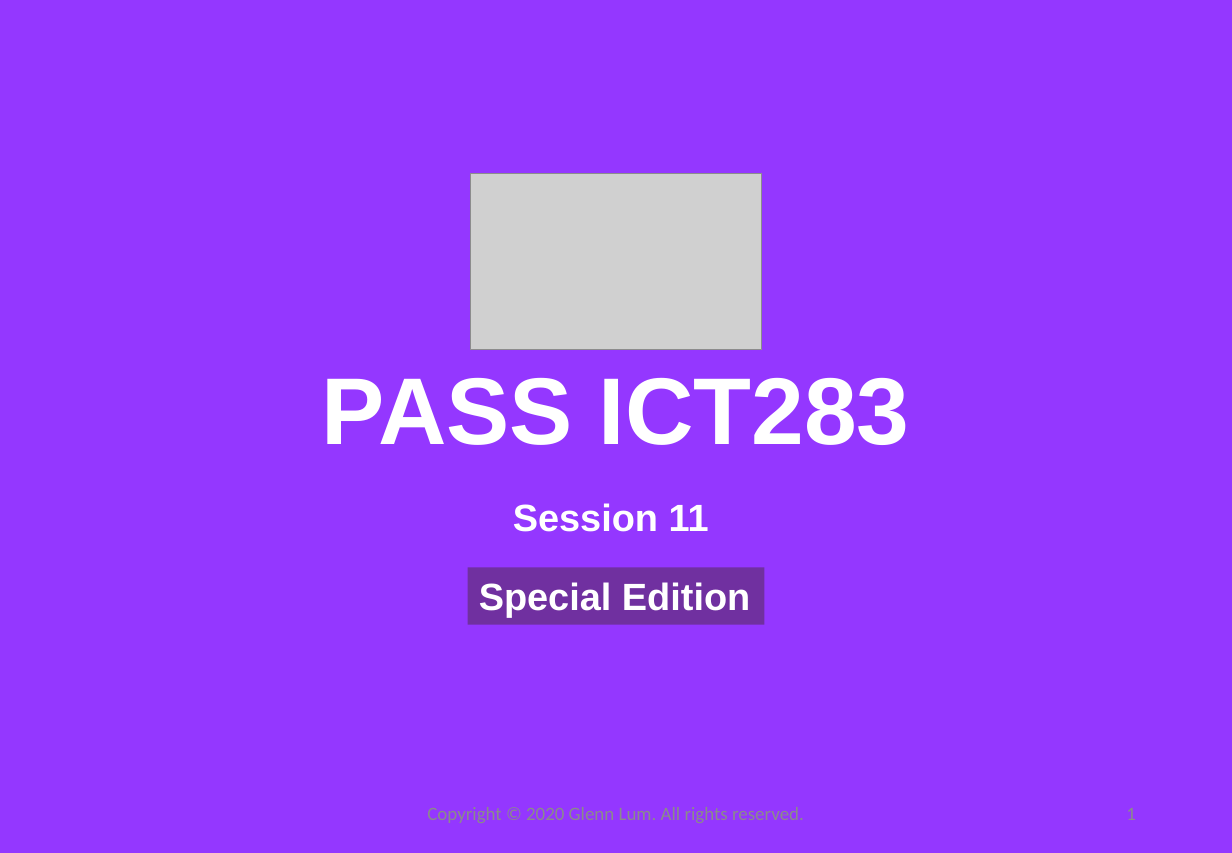
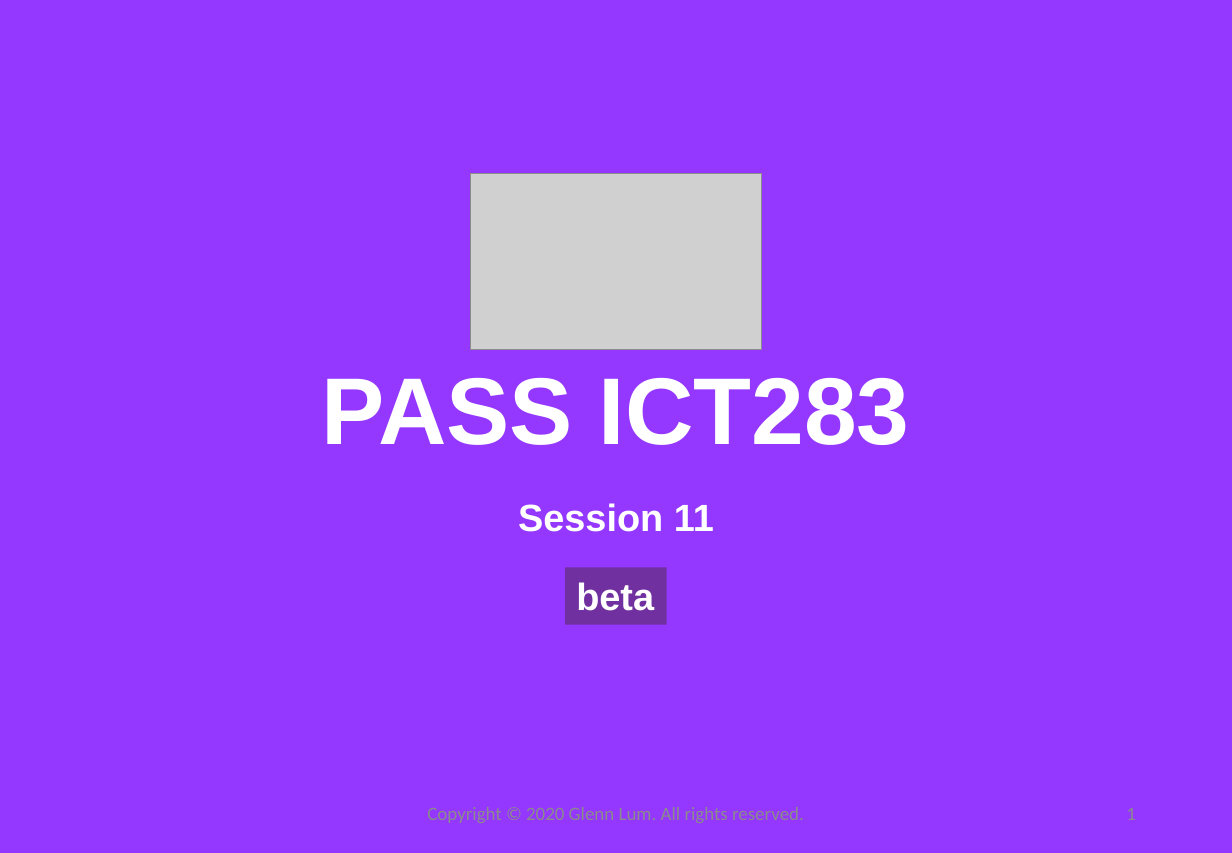
Before and after one commit to EvoDest/resources, a slide deck: slide 1 of PASS_11/PASS_11.pptx. Drawn at 1232x853 pixels with LibreOffice and Linux fonts; fonts in the diff are those of the drawing; grey boxes stand for pictures. Boxes give left, top, right and bottom in pixels: in the first picture for what was removed or moved away, otherwise in the second. Text is boxed around its words. In the diff, an @@ line names an element or a change of style, - is before the commit and + after.

Commit message:
Update PASS11

```diff
--- a/PASS_11/PASS_11.pptx
+++ b/PASS_11/PASS_11.pptx
@@ subtitle "Session 11": place and size @@
-subtitle "Session 11" at (513,503,709,532)
+subtitle "Session 11" at (518,503,714,532)
@@ rectangle "beta": place and size @@
-rectangle "beta" at (468,568,764,625)
+rectangle "beta" at (565,568,667,625)
@@ text in rectangle at (576,582,654,611): text changed @@
-Special Edition
+beta
```
Also in this commit, not shown: 1 other slide changed, 4 slides added, 1 slide removed, 1 other file.
